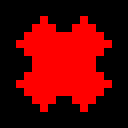
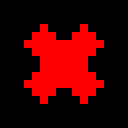
The second w=128, h=128 image is a revision of the first. Changes to its layers:
painted on "Layer 1" over [16, 16, 112, 112]
